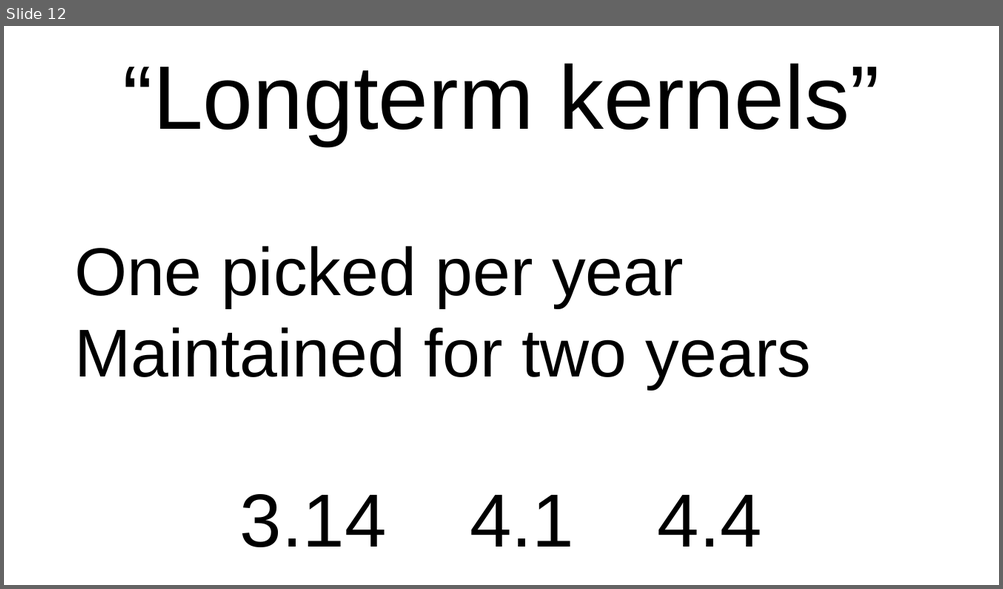
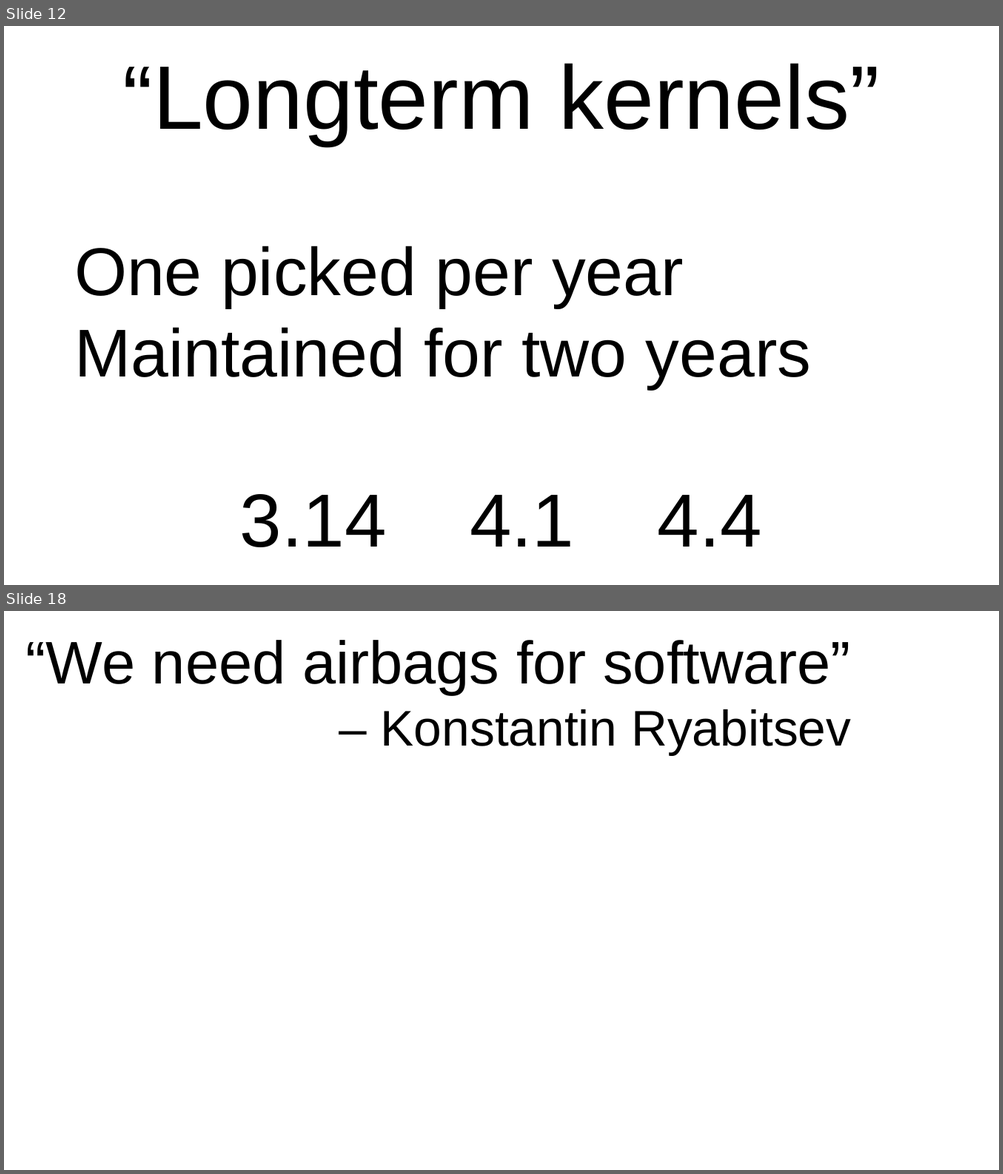
Before and after one commit to gregkh/kernel-development, a slide deck: kernel-development-16x9.odp. Shown one above the other, each under a label of ours: slide 12 before the commit, slides 12 and 18 after it; the slides between them are not shown. The pictures are 1003x589 and 1003x1174 pixels, drawn with LibreOffice and Linux fonts; fonts in the diff are those of the drawing. Boxes give left, top, right and bottom in pixels: in the first picture for what was removed or moved away, otherwise in the second. Text is boxed around its words. In the diff, an @@ line names an element or a change of style, - is before the commit and + after.

```diff
--- a/kernel-development-16x9.odp
+++ b/kernel-development-16x9.odp
@@ slide 18 added at bbox=[4, 611, 999, 1170], background #FFFFFF @@
@@ text added at bbox=[26, 640, 851, 755], 48 pt, text #000000 @@
+“We need airbags for software”
+– Konstantin Ryabitsev
```
Also in this commit, not shown: 4 slides changed, 11 other slides added, 2 slides removed, 2 other files.
